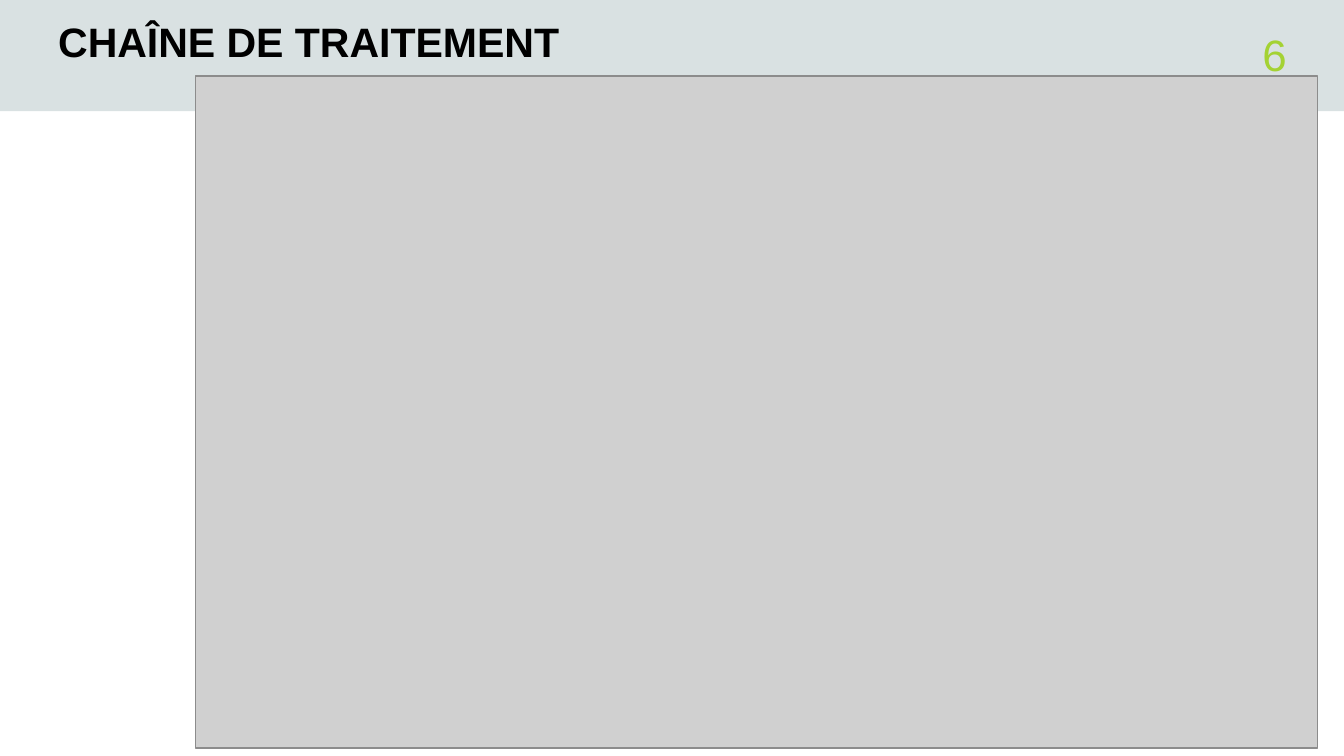
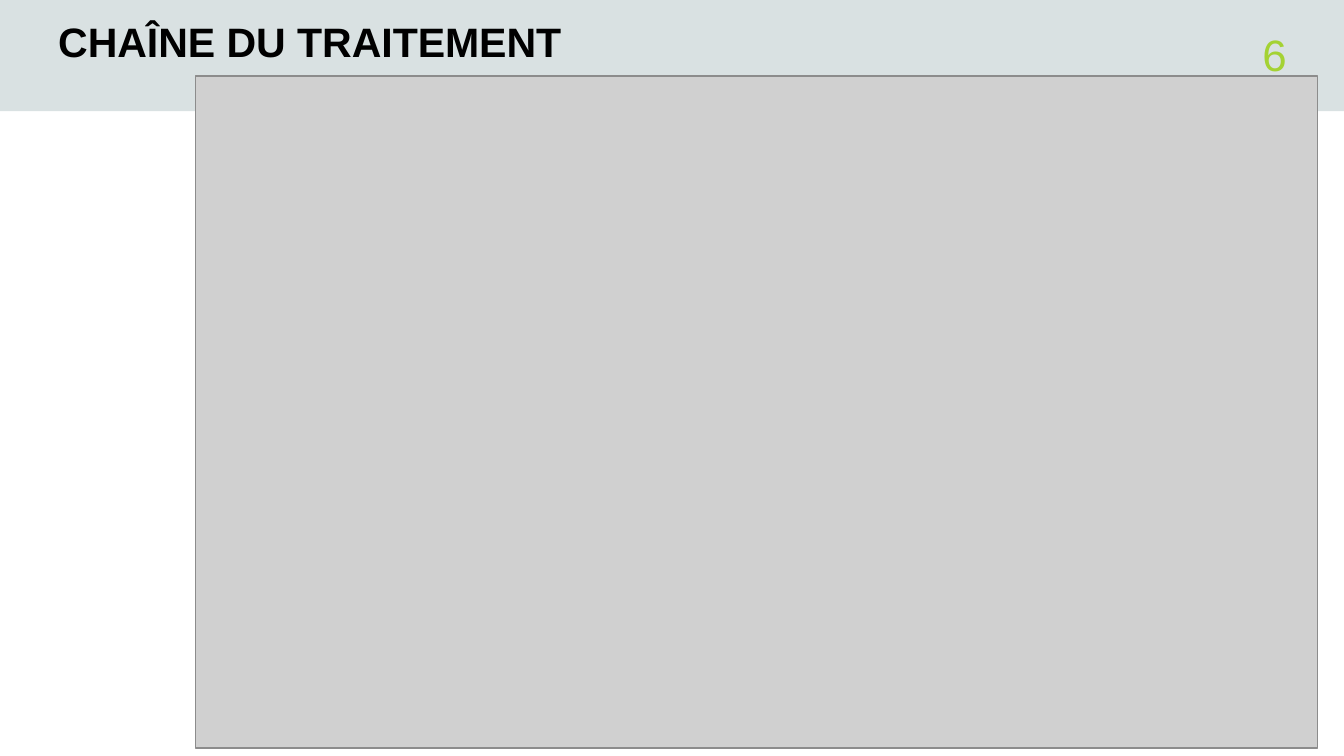
Before and after one commit to tbjszhu/516_lot1, a slide deck: slide 6 of rapport/lot1_presentation.pptx. Drawn at 1344x756 pixels with LibreOffice and Linux fonts; fonts in the diff are those of the drawing; grey boxes stand for pictures; background and template pictures are left out. Boxes give left, top, right and bottom in pixels: in the first picture for what was removed or moved away, otherwise in the second. Text is boxed around its words. In the diff, an @@ line names an element or a change of style, - is before the commit and + after.

```diff
--- a/rapport/lot1_presentation.pptx
+++ b/rapport/lot1_presentation.pptx
@@ title at <box>58,25,561,58</box>: text changed @@
-CHAÎNE DE TRAITEMENT
+CHAÎNE DU TRAITEMENT
```
Also in this commit, not shown: 11 other slides changed, 3 other files.
